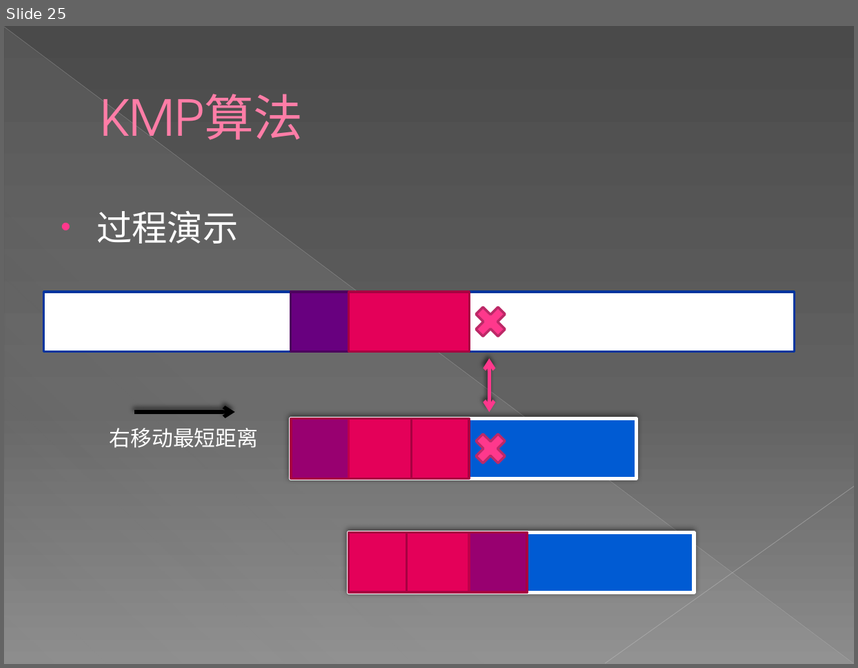
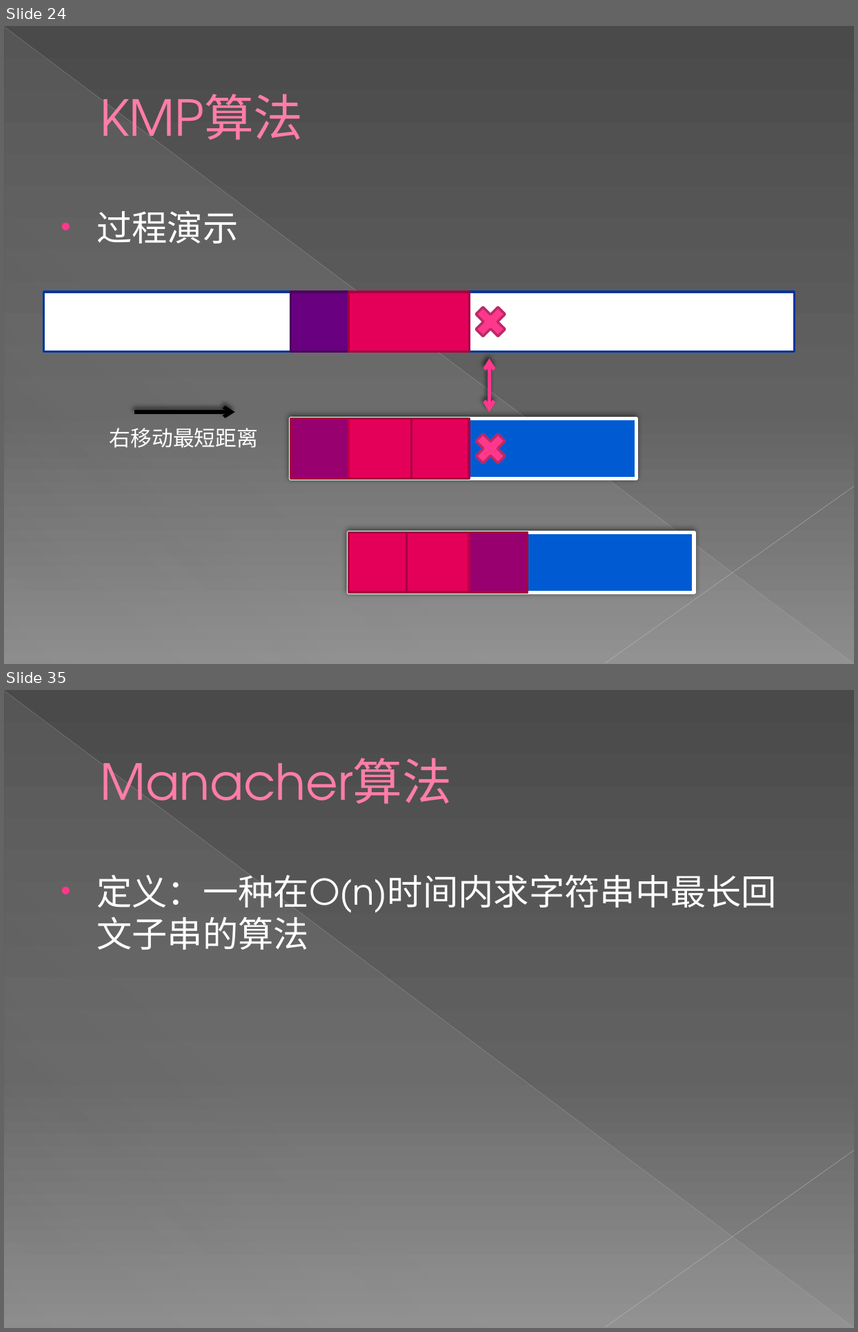
Before and after one commit to Eriri/Acm_Standard_Algorithm_Repository, a slide deck: 新建 Microsoft PowerPoint 演示文稿 (2).pptx. Shown one above the other, each under a label of ours: slide 25 before the commit, slides 24 and 35 after it; the slides between them are not shown. The pictures are 858x668 and 858x1332 pixels, drawn with LibreOffice and Linux fonts; fonts in the diff are those of the drawing. Boxes give left, top, right and bottom in pixels: in the first picture for what was removed or moved away, otherwise in the second. Text is boxed around its words. In the diff, an @@ line names an element or a change of style, - is before the commit and + after.

```diff
--- a/新建 Microsoft PowerPoint 演示文稿 (2).pptx
+++ b/新建 Microsoft PowerPoint 演示文稿 (2).pptx
@@ slide 35 added at [4,690,854,1328], background gradient #4A4A4A to #626262 to #8C8C8C; not listed: 3 template elements that a slide beside it also shows @@
@@ title added at [100,758,452,804], 42 pt, text #FF7DA7 @@
+Manacher算法
@@ text added at [96,874,777,949], 30 pt, text #FFFFFF @@
+• 定义：一种在O(n)时间内求字符串中最长回文子串的算法
@@ what was slide 25 is now slide 24 @@
```
Also in this commit, not shown: 3 slides changed, 20 other slides added, 5 slides removed.
